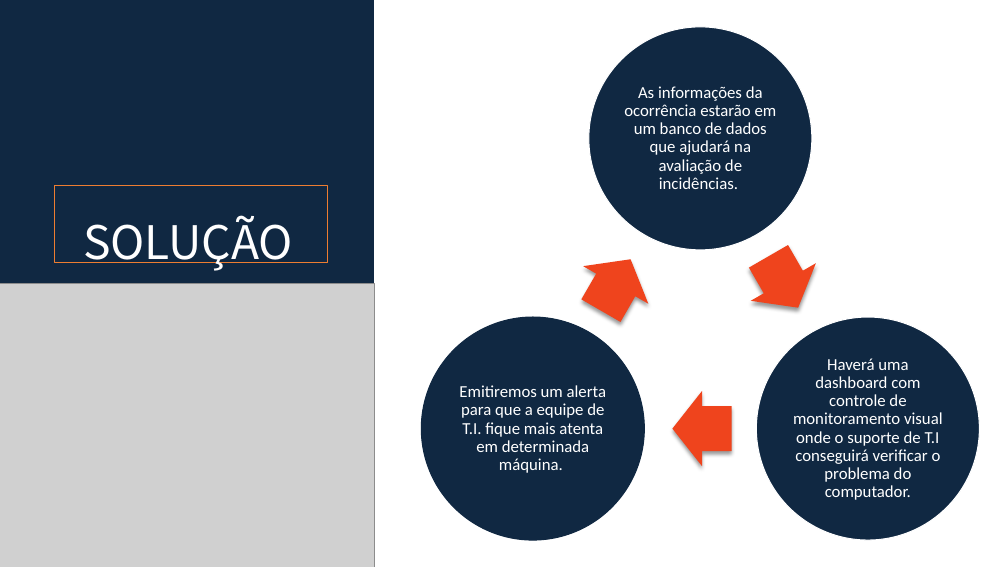
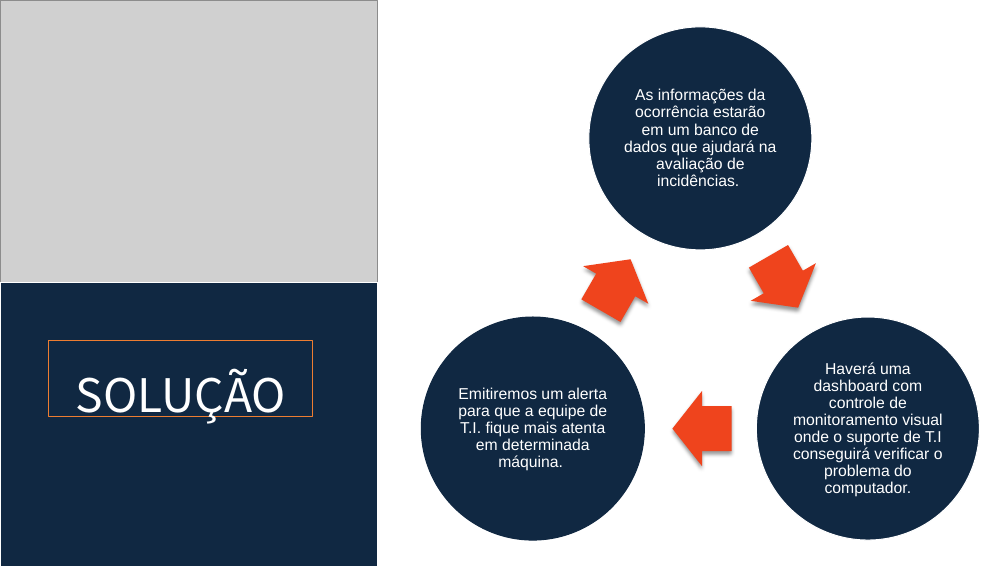
Before and after one commit to BandTec/grupo-05-adsa-20201, a slide deck: slide 5 of Supervisor 3.pptx. Drawn at 1008x567 pixels with LibreOffice and Linux fonts; fonts in the diff are those of the drawing; grey boxes stand for pictures. Boxes give left, top, right and bottom in pixels: in the first picture for what was removed or moved away, otherwise in the second. Text is boxed around its words. In the diff, an @@ line names an element or a change of style, - is before the commit and + after.

```diff
--- a/Supervisor 3.pptx
+++ b/Supervisor 3.pptx
@@ picture: place and size @@
-picture at bbox=[0, 284, 375, 567]
+picture at bbox=[0, 0, 378, 284]
@@ rectangle: place and size @@
-rectangle at bbox=[0, 0, 375, 355]
+rectangle at bbox=[0, 283, 378, 566]
@@ text "SOLUÇÃO": place and size @@
-text "SOLUÇÃO" at bbox=[83, 215, 293, 271]
+text "SOLUÇÃO" at bbox=[76, 368, 286, 424]
@@ rectangle: place and size @@
-rectangle at bbox=[54, 186, 327, 262]
+rectangle at bbox=[49, 340, 313, 417]
@@ size 16 to 15 pt, font Calibri to Arial in 3 elements at bbox=[624, 88, 777, 186], bbox=[793, 362, 943, 497], bbox=[458, 387, 608, 471] @@
```
Also in this commit, not shown: 14 other slides changed.
